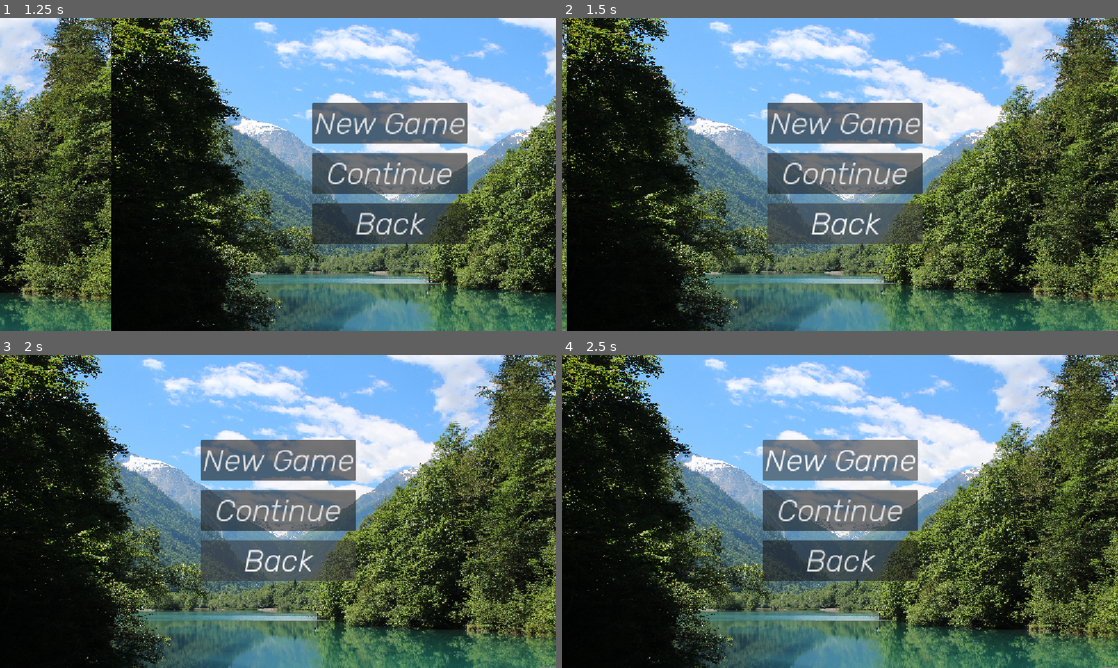
Above: before the commit, frames 1-4 (two rows, left to right).
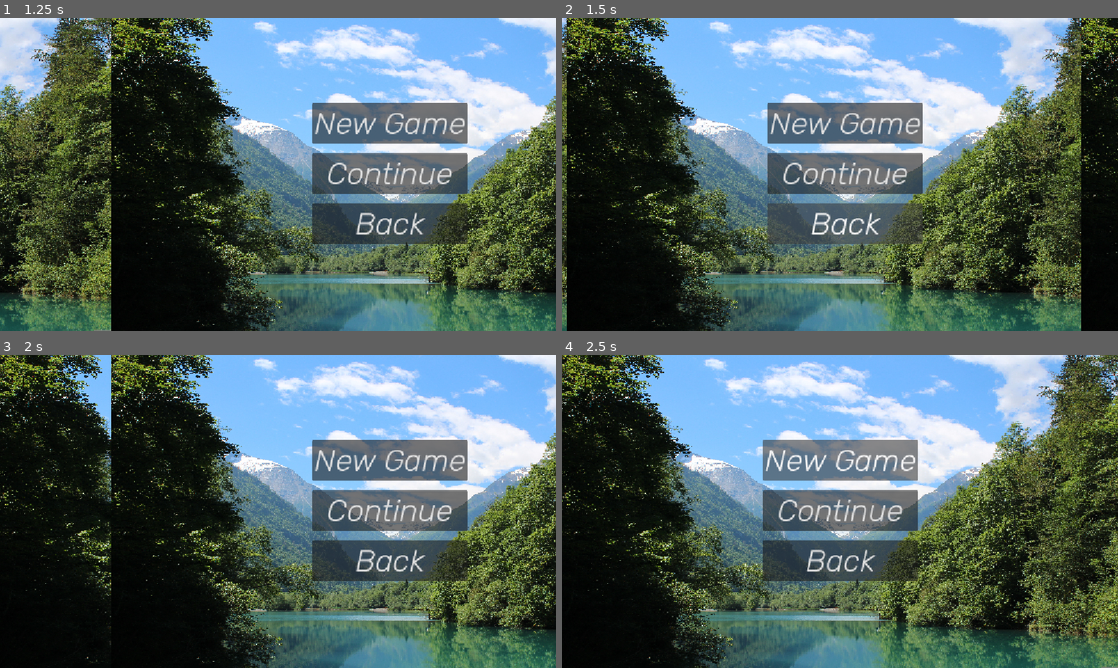
Above: after the commit, the same moments.

Repository: BAJ-Games/StoryGame
Game: Godot game, scene res://scenes/scene_manager.tscn
The game is run twice, just before and just after one commit, with the same random seed, the same clock (stepped at 60 frames per second) and the same inputs.
Inputs:
- Up to frame 1 (1.25 s): click "Play" at 0.5 s
- Up to frame 2 (1.5 s): click "Back" at 1.25 s
- Up to frame 3 (2 s): no input
- Up to frame 4 (2.5 s): click "New Game" at 2 s

Frame 1 is identical in both runs. In frame 2, 5.8% of the frame differs, in the area x 0-100%, y 0-100%; in frame 3, 68%, in the area x 20-100%, y 0-100%; in frame 4, nothing differs.

Commit message:
Add play menu back handling
Attach a script that routes the Back button and ui_cancel input through a shared back handler.

Diff:
--- /dev/null
+++ b/scenes/play_menu.gd
@@ -0,0 +1,19 @@
+extends Control
+
+
+# Called when the node enters the scene tree for the first time.
+func _ready() -> void:
+	pass # Replace with function body.
+
+
+# Called every frame. 'delta' is the elapsed time since the previous frame.
+func _process(delta: float) -> void:
+	if Input.is_action_pressed("ui_cancel"):
+		back()
+
+
+func _on_back_pressed() -> void:
+	back()
+
+func back() -> void:
+	get_parent().change_scene_fluid("res://scenes/play_menu.tscn")
--- a/scenes/play_menu.tscn
+++ b/scenes/play_menu.tscn
@@ -1,6 +1,7 @@
 [gd_scene format=3 uid="uid://cvpf4vfx0jq6a"]
 
 [ext_resource type="Texture2D" uid="uid://2ai35ftkq2f4" path="res://assets/images/StartMenu.jpg" id="1_3eh7m"]
+[ext_resource type="Script" uid="uid://btwoioldgka18" path="res://scenes/play_menu.gd" id="1_md3iu"]
 [ext_resource type="Theme" uid="uid://lfvc424kv7ea" path="res://assets/themes/ButtonTheme.tres" id="2_ixut7"]
 
 [node name="PlayMenu" type="Control" unique_id=1246489549]
@@ -10,6 +11,7 @@
 anchor_bottom = 1.0
 grow_horizontal = 2
 grow_vertical = 2
+script = ExtResource("1_md3iu")
 
 [node name="TextureRect" type="TextureRect" parent="." unique_id=2001518308]
 layout_mode = 0
@@ -65,3 +67,5 @@
 grow_vertical = 2
 theme = ExtResource("2_ixut7")
 text = "Back"
+
+[connection signal="pressed" from="Back" to="." method="_on_back_pressed"]
Not shown, added: scenes/play_menu.gd.uid
